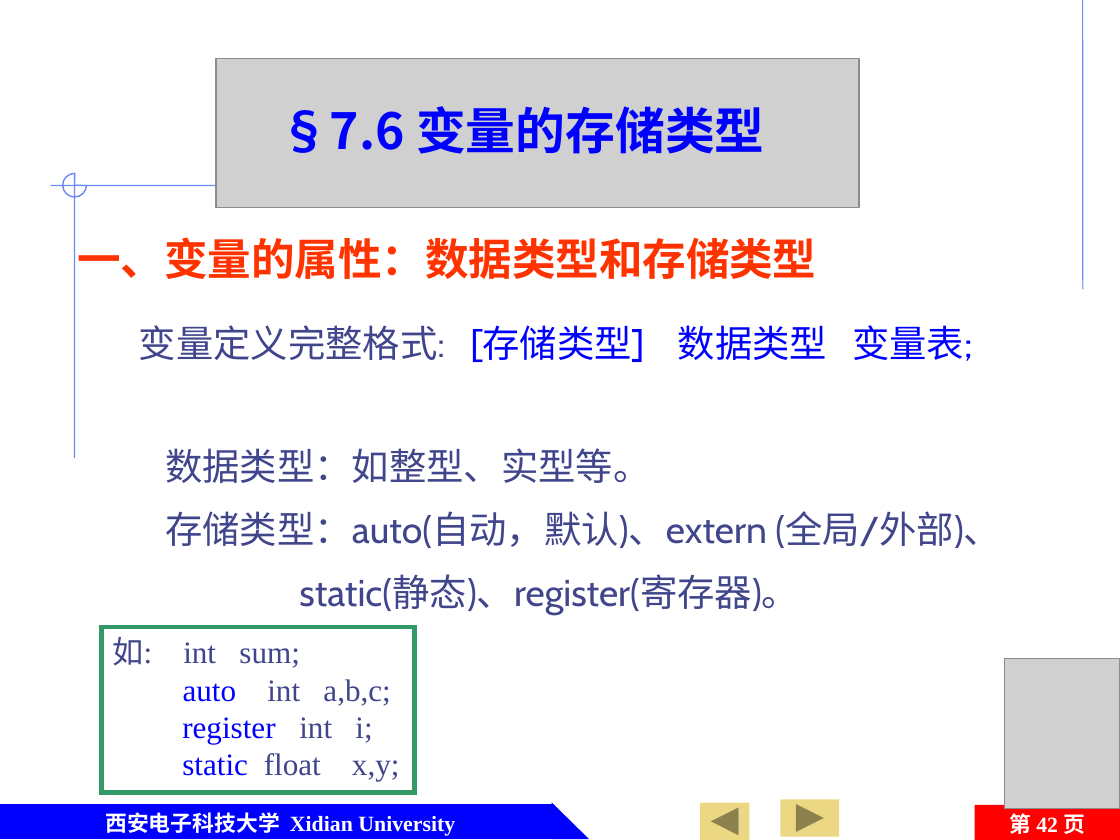
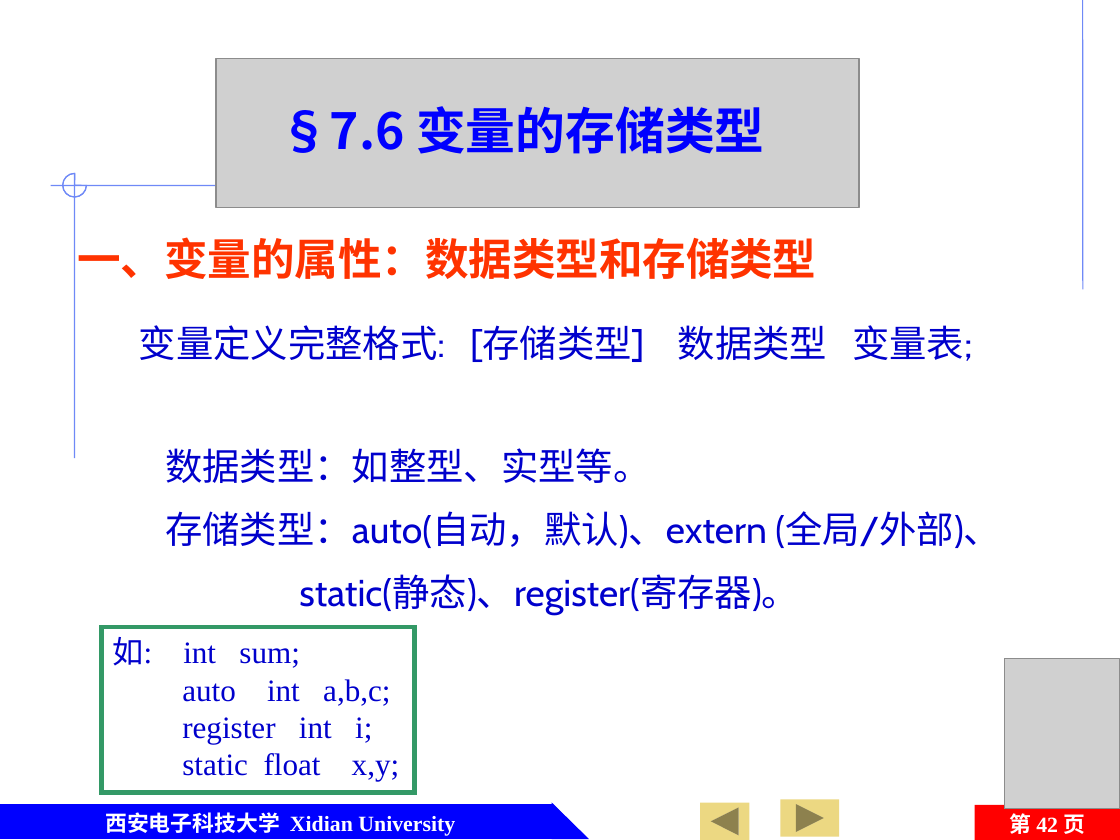
Before and after one commit to jtrfid/C-Repositories, a slide deck: slide 42 of 2015备课/课件/第7章 函数及变量存储类型.pptx. Drawn at 1120x840 pixels with LibreOffice and Linux fonts; fonts in the diff are those of the drawing; grey boxes stand for pictures; background and template pictures are left out. Boxes give left, top, right and bottom in pixels: in the first picture for what was removed or moved away, otherwise in the second. Text is boxed around its words. In the diff, an @@ line names an element or a change of style, - is before the commit and + after.

```diff
--- a/2015备课/课件/第7章 函数及变量存储类型.pptx
+++ b/2015备课/课件/第7章 函数及变量存储类型.pptx
@@ text "变量定义完整格式: [存储类型] 数据类型 变量表;" at (139,325,972,362): text colour #40458C to #0000CC in "变量定义完整格式:"; text colour #0000FF to #0000CC in "[存储类型] 数据类型 变量表;" @@
@@ text "数据类型：如整型、实型等。" at (165,448,1001,614): text colour #40458C to #0000CC @@
@@ rectangle "如: int sum;" at (102,627,416,793): text colour #40458C to #0000CC in "如: int sum;", "int a,b,c;", "int i;", "float x,y;"; text colour #0000FF to #0000CC in "auto", "register", "static" @@
```
Also in this commit, not shown: 16 other slides changed.
